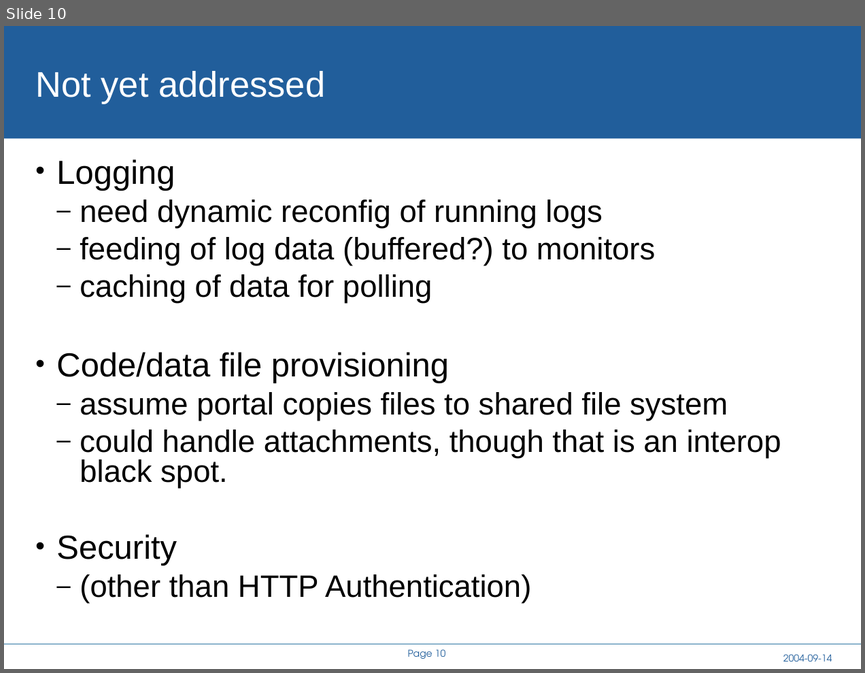
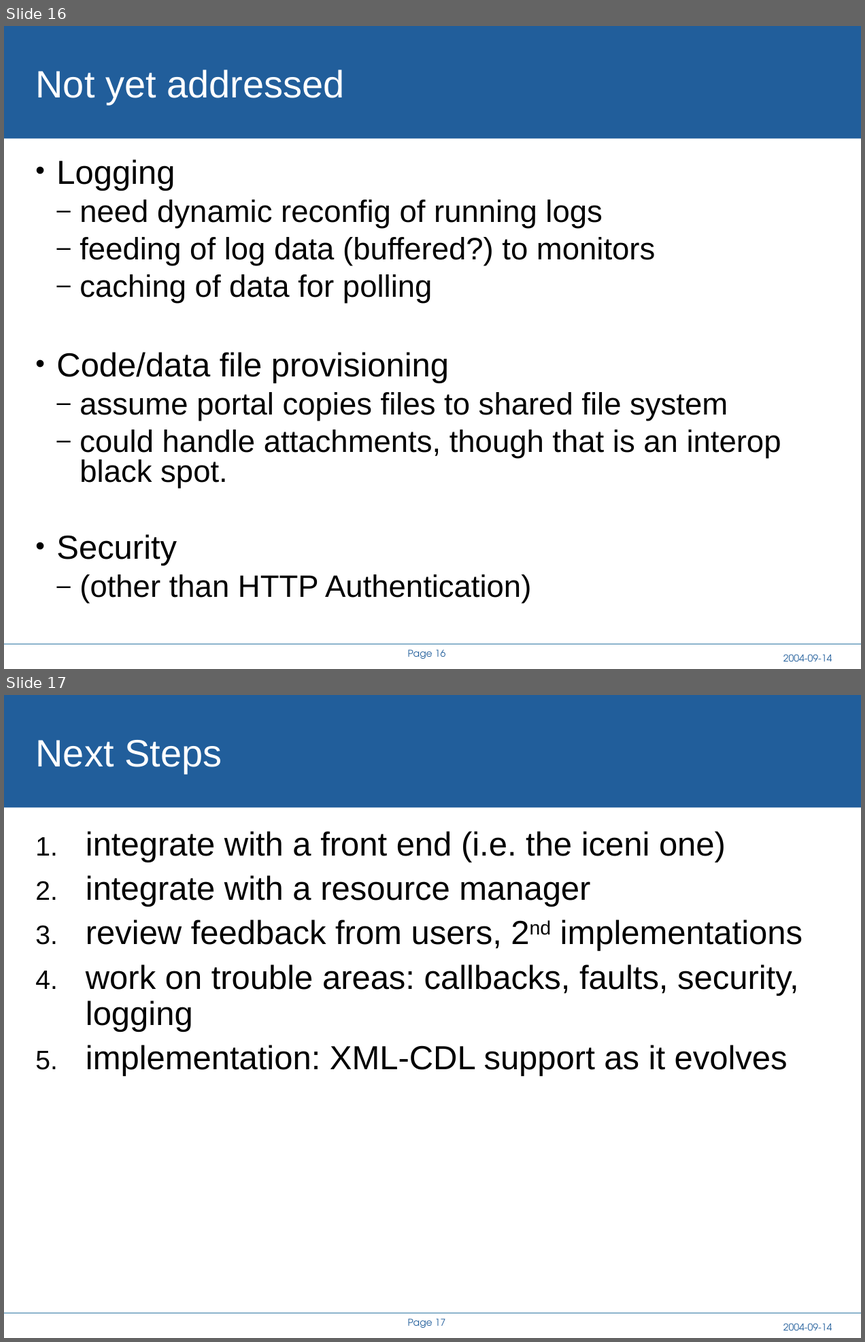
Before and after one commit to rhusar/smartfrog, a slide deck: core/components/cddlm/doc/A Service API for deployment.ppt. Shown one above the other, each under a label of ours: slide 10 before the commit, slides 16 and 17 after it. The pictures are 865x673 and 865x1342 pixels, drawn with LibreOffice and Linux fonts; fonts in the diff are those of the drawing; background and template pictures are left out. Boxes give left, top, right and bottom in pixels: in the first picture for what was removed or moved away, otherwise in the second. Text is boxed around its words. In the diff, an @@ line names an element or a change of style, - is before the commit and + after.

Commit message:
Pre demo edition; callbacks are now *working*

```diff
--- a/core/components/cddlm/doc/A Service API for deployment.ppt
+++ b/core/components/cddlm/doc/A Service API for deployment.ppt
@@ slide 17 added at (x1=4, y1=695, x2=861, y2=1338), background #FFFFFF; not listed: 4 template elements that a slide beside it also shows @@
@@ title added at (x1=36, y1=740, x2=222, y2=774), 32 pt, text #FFFFFF @@
+Next Steps
@@ text added at (x1=86, y1=831, x2=802, y2=1076), 28 pt, text #000000 @@
+1. integrate with a front end (i.e. the iceni one)
+2. integrate with a resource manager
+3. review feedback from users, 2nd implementations
+4. work on trouble areas: callbacks, faults, security, logging
+5. implementation: XML-CDL support as it evolves
@@ what was slide 10 is now slide 16 @@
@@ slide 16 changed as well @@
@@ title "Not yet addressed" at (x1=36, y1=70, x2=344, y2=105): size 30 to 32 pt @@
@@ page number at (x1=408, y1=649, x2=446, y2=658): text changed @@
-Page 10
+Page 16
```
Also in this commit, not shown: 9 other slides changed, 7 other slides added, 19 other files.
